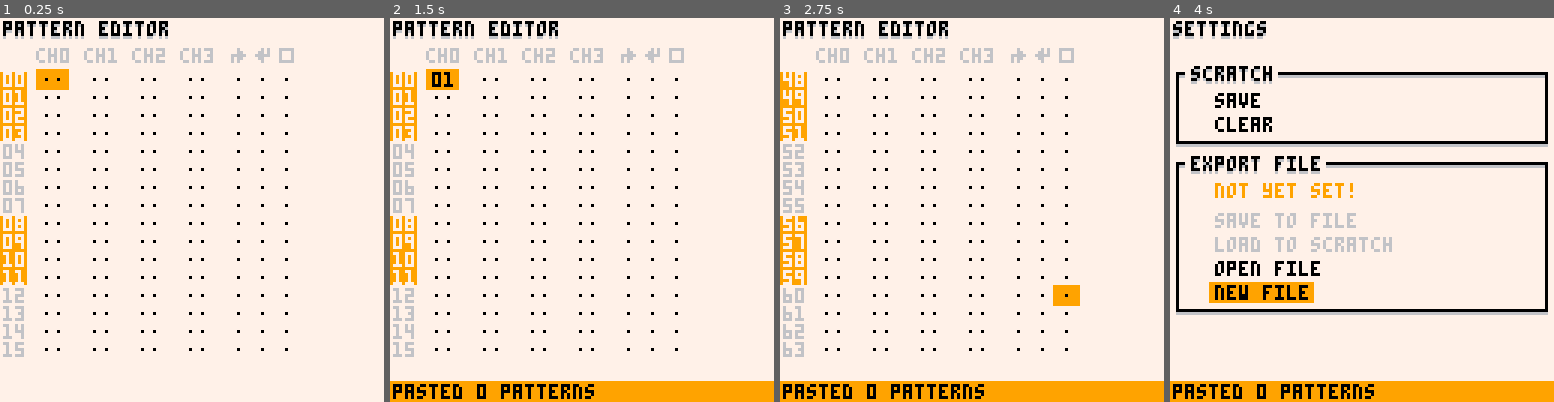
Above: before the commit, frames 1-4 (left to right).
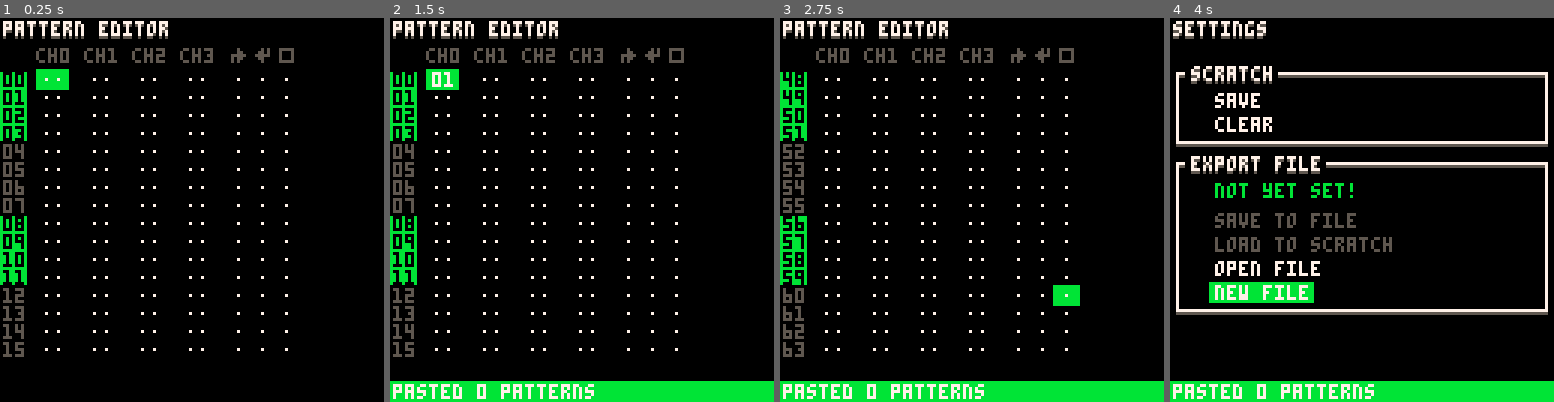
Above: after the commit, the same moments.

Repository: romainchapou/pico-sound-dj
Game: PICO-8 cartridge psdj.p8
Two runs of this game, one before a commit and one after it. Both use one fixed random seed, a clock stepped at 60 frames per second and the inputs below.
Inputs:
- Up to frame 1 (0.25 s): no input
- Up to frame 2 (1.5 s): tap X (X key) at 0.33, 1.07 s; tap O (Z key) at 0.7 s
- Up to frame 3 (2.75 s): hold Right 1.6-2.1 s; tap O (Z key) at 1.7, 2.1, 2.5 s; tap X (X key) at 1.85 s; hold Up 2.15-2.42 s; hold Right from 2.47 s (still down)
- Up to frame 4 (4 s): tap O (Z key) at 2.9, 3.3, 3.7 s; tap X (X key) at 2.97 s; release Right at 3.03 s; hold Left 3.08-3.58 s; hold Down 3.63-3.97 s

The runs differ from the first frame. In frame 1, 100% of the frame differs, in the area x 0-100%, y 0-100%; in frame 2, 100%; in frame 3, 100%; in frame 4, 100%.

Commit message:
Start implementing theme selection

Diff:
--- a/input_widget.lua
+++ b/input_widget.lua
@@ -70,12 +70,7 @@
       end
 
       if state then
-        palt(14, true)
-        palt(0, false)
-
         spr(btn_spr, x, y)
-
-        palt()
       else
         pset(x+2, y+2, 0)
       end
--- a/main.lua
+++ b/main.lua
@@ -1,7 +1,27 @@
+function apply_palette(name)
+  -- bg, shade, txt, highligth
+  local p = {
+    honey = split "7,6,0,9",
+    artic = split "0,13,7,12",
+    nerd  = split "0,3,11,10",
+    fire  = split "7,6,0,8",
+    nerd2 = split "0,5,7,11"
+  }
+
+  for i=1,4 do
+    pal(p.honey[i], p[name][i], 1)
+  end
+end
+
 function _init()
   -- set key repeat
   poke(0x5f5c, 4)
   poke(0x5f5d, 1)
+
+  palt(0, false)
+  palt(14, true)
+
+  apply_palette "nerd2"
 
   CHANNEL_X_OFFSET = 16
 
--- a/pattern_editor.lua
+++ b/pattern_editor.lua
@@ -133,8 +133,6 @@
       print("ch" .. tostr(i), start_x - 2 + i*CHANNEL_X_OFFSET, start_y - 8, 6)
     end
 
-    palt(14, true)
-    palt(0, false)
     pal(0, 6)
 
     for i=0,2 do
@@ -142,7 +140,7 @@
       spr(2+i, start_x + 63 + i*8, start_y - 8)
     end
 
-    pal()
+    pal(0, 0)
 
     for i=0,15 do
       local pat_id = i + first_visible_pattern
@@ -166,10 +164,7 @@
     local cur_playing_pattern = stat(54)
 
     if cur_playing_pattern >= first_visible_pattern and cur_playing_pattern < first_visible_pattern+16 then
-      palt(0, false)
-      palt(14, true)
       spr(1, start_x - 4, start_y + (cur_playing_pattern - first_visible_pattern)%16 * 6)
-      palt()
     end
   end,
 
--- a/sfx_editor.lua
+++ b/sfx_editor.lua
@@ -124,10 +124,7 @@
 
     -- draw the playhead
     if stat(46) == sfx_id and stat(50) >= 0 then
-      palt(0, false)
-      palt(14, true)
       spr(1, start_x - 4 + stat(50)\16 * col_x_diff, start_y + 6 + stat(50)%16 * 6)
-      palt()
     end
 
     -- draw the settings
